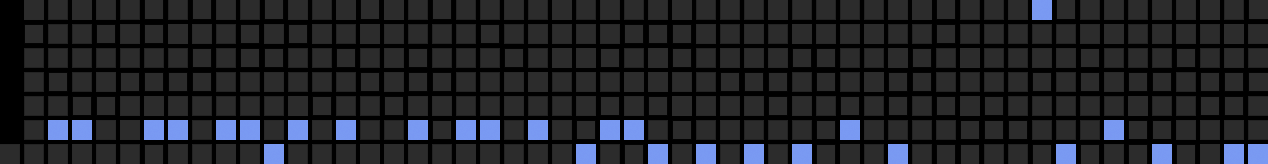
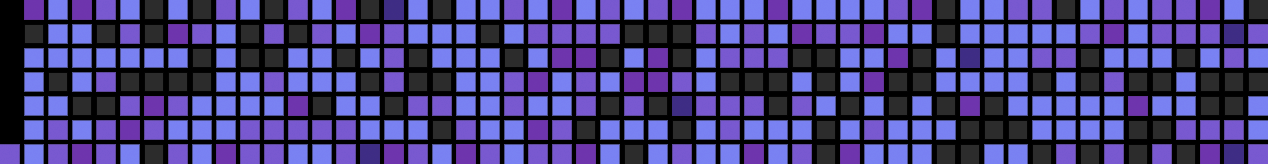
Layers edited between the first and the second 1268x164 image:
showed "レイヤー 1" (2nd of 2, in "グループ 1") over [0, 0, 1268, 164]
hid "レイヤー 4" (2nd of 2, in "グループ 1") over [48, 0, 1268, 164]
